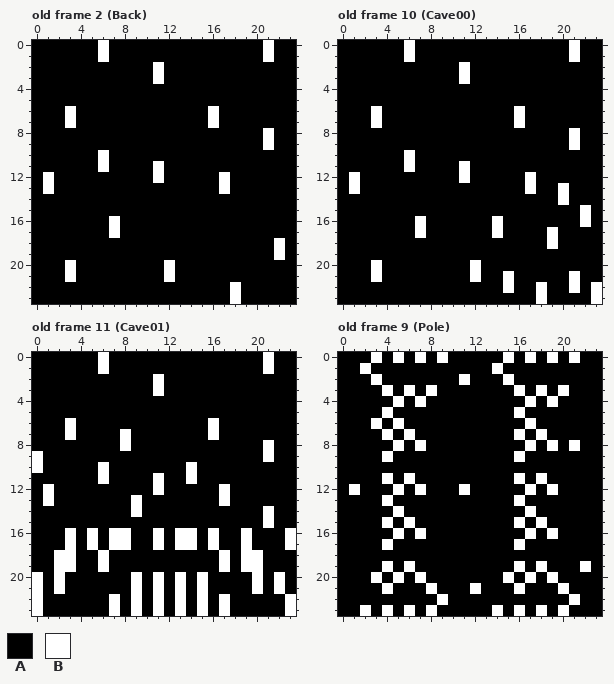
Pixel-art file -- res/images/tileset.ase. The first picture shows the starting point.
24x24 pixels, 16 frames. Shown: old frame 2 (Back), old frame 10 (Cave00), old frame 11 (Cave01), old frame 9 (Pole). The commit also changed other frames, which this record leaves out.
Visible layers, top first: "Layer 3", "Layer 2", "Layer 1".
Palette (. is transparent): A #000000  B #ffffff
Pixels before, old frame 2 (Back), first column x 0:
 0 AAAAAABAAAAAAAAAAAAAABAA
 1 AAAAAABAAAAAAAAAAAAAABAA
 2 AAAAAAAAAAABAAAAAAAAAAAA
 3 AAAAAAAAAAABAAAAAAAAAAAA
 4 AAAAAAAAAAAAAAAAAAAAAAAA
 5 AAAAAAAAAAAAAAAAAAAAAAAA
 6 AAABAAAAAAAAAAAABAAAAAAA
 7 AAABAAAAAAAAAAAABAAAAAAA
 8 AAAAAAAAAAAAAAAAAAAAABAA
 9 AAAAAAAAAAAAAAAAAAAAABAA
10 AAAAAABAAAAAAAAAAAAAAAAA
11 AAAAAABAAAABAAAAAAAAAAAA
12 ABAAAAAAAAABAAAAABAAAAAA
13 ABAAAAAAAAAAAAAAABAAAAAA
14 AAAAAAAAAAAAAAAAAAAAAAAA
15 AAAAAAAAAAAAAAAAAAAAAAAA
16 AAAAAAABAAAAAAAAAAAAAAAA
17 AAAAAAABAAAAAAAAAAAAAAAA
18 AAAAAAAAAAAAAAAAAAAAAABA
19 AAAAAAAAAAAAAAAAAAAAAABA
20 AAABAAAAAAAABAAAAAAAAAAA
21 AAABAAAAAAAABAAAAAAAAAAA
22 AAAAAAAAAAAAAAAAAABAAAAA
23 AAAAAAAAAAAAAAAAAABAAAAA
Pixels before, old frame 10 (Cave00), first column x 0:
 0 AAAAAABAAAAAAAAAAAAAABAA
 1 AAAAAABAAAAAAAAAAAAAABAA
 2 AAAAAAAAAAABAAAAAAAAAAAA
 3 AAAAAAAAAAABAAAAAAAAAAAA
 4 AAAAAAAAAAAAAAAAAAAAAAAA
 5 AAAAAAAAAAAAAAAAAAAAAAAA
 6 AAABAAAAAAAAAAAABAAAAAAA
 7 AAABAAAAAAAAAAAABAAAAAAA
 8 AAAAAAAAAAAAAAAAAAAAABAA
 9 AAAAAAAAAAAAAAAAAAAAABAA
10 AAAAAABAAAAAAAAAAAAAAAAA
11 AAAAAABAAAABAAAAAAAAAAAA
12 ABAAAAAAAAABAAAAABAAAAAA
13 ABAAAAAAAAAAAAAAABAABAAA
14 AAAAAAAAAAAAAAAAAAAABAAA
15 AAAAAAAAAAAAAAAAAAAAAABA
16 AAAAAAABAAAAAABAAAAAAABA
17 AAAAAAABAAAAAABAAAABAAAA
18 AAAAAAAAAAAAAAAAAAABAAAA
19 AAAAAAAAAAAAAAAAAAAAAAAA
20 AAABAAAAAAAABAAAAAAAAAAA
21 AAABAAAAAAAABAABAAAAABAA
22 AAAAAAAAAAAAAAABAABAABAB
23 AAAAAAAAAAAAAAAAAABAAAAB
Pixels before, old frame 11 (Cave01), first column x 0:
 0 AAAAAABAAAAAAAAAAAAAABAA
 1 AAAAAABAAAAAAAAAAAAAABAA
 2 AAAAAAAAAAABAAAAAAAAAAAA
 3 AAAAAAAAAAABAAAAAAAAAAAA
 4 AAAAAAAAAAAAAAAAAAAAAAAA
 5 AAAAAAAAAAAAAAAAAAAAAAAA
 6 AAABAAAAAAAAAAAABAAAAAAA
 7 AAABAAAABAAAAAAABAAAAAAA
 8 AAAAAAAABAAAAAAAAAAAABAA
 9 BAAAAAAAAAAAAAAAAAAAABAA
10 BAAAAABAAAAAAABAAAAAAAAA
11 AAAAAABAAAABAABAAAAAAAAA
12 ABAAAAAAAAABAAAAABAAAAAA
13 ABAAAAAAABAAAAAAABAAAAAA
14 AAAAAAAAABAAAAAAAAAAABAA
15 AAAAAAAAAAAAAAAAAAAAABAA
16 AAABABABBAABABBABAABAAAB
17 AAABABABBAABABBABAABAAAB
18 AABBAABAAAAAAAAAABABBAAA
19 AABBAABAAAAAAAAAABABBAAA
20 BABAAAAAABABABABAAAABABA
21 BABAAAAAABABABABAAAABABA
22 BAAAAAABABABABABABAAAAAB
23 BAAAAAABABABABABABAAAAAB
Pixels before, old frame 9 (Pole), first column x 0:
 0 AAABABABABAAAAABABABABAA
 1 AABAAAAAAAAAAABAAAAAAAAA
 2 AAABAAAAAAABAAABAAAAAAAA
 3 AAAABABABAAAAAAABABABAAA
 4 AAAAABABAAAAAAAAABABAAAA
 5 AAAABAAAAAAAAAAABAAAAAAA
 6 AAABABAAAAAAAAAAABAAAAAA
 7 AAAABABAAAAAAAAABABAAAAA
 8 AAAAABABAAAAAAAAABABABAA
 9 AAAABAAAAAAAAAAABAAAAAAA
10 AAAAAAAAAAAAAAAAAAAAAAAA
11 AAAABABAAAAAAAAABABAAAAA
12 ABAAABABAAABAAAAABABAAAA
13 AAAABAAAAAAAAAAABAAAAAAA
14 AAAAABAAAAAAAAAAABAAAAAA
15 AAAABABAAAAAAAAABABAAAAA
16 AAAAABABAAAAAAAAABABAAAA
17 AAAABAAAAAAAAAAABAAAAAAA
18 AAAAAAAAAAAAAAAAAAAAAAAA
19 AAAABABAAAAAAAAABABAAABA
20 AAABABABAAAAAAABABABAAAA
21 AAAABAAABAAABAAABAAABAAA
22 AAAAAAAAABAAAAAAAAAAABAA
23 AABABABABAAAAABABABABAAA
New version:
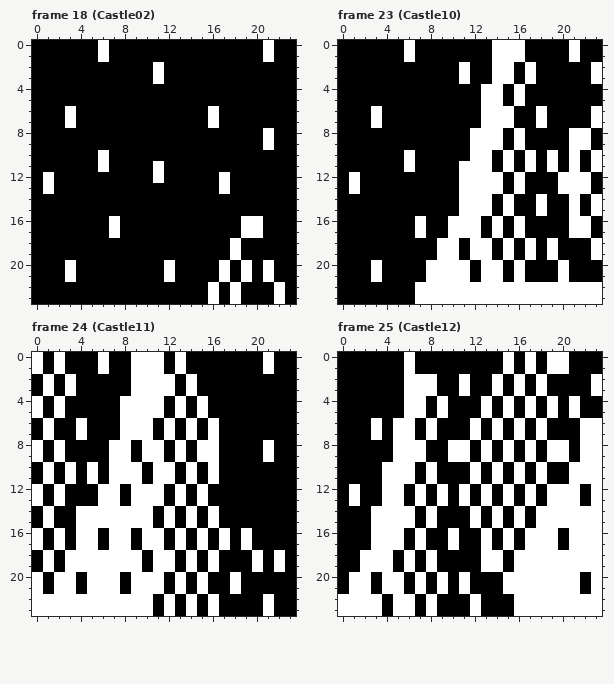
A new or re-ordered frame is compared with the old frame closest to it.
The exact change:
frames 16 -> 52
Changed rows in their new state; - is an unchanged pixel.
Frame 18 (Castle02) is new; against old frame 2 (Back), layer "Layer 2":
first column x 16:
16 ---BB--
17 ---BB--
18 --B---A
19 --B---A
20 -B-B-B-
21 -B-B-B-
22 B-----B
23 B-----B
Frame 23 (Castle10) is new; against old frame 10 (Cave00), layer "Layer 2":
first column x 7:
 0 -------BBB-------
 1 -------BBB-------
 2 -------BB-B-----B
 3 -------BB-B-----B
 4 ------BB-B-------
 5 ------BB-B-------
 6 ------BBBA-B----B
 7 ------BBBA-B----B
 8 -----BBB-B-----B-
 9 -----BBB-B-----B-
10 -----BB-B-B-B-B-B
11 -----BB-B-B-B-B-B
12 -----BBB-BA--BBB-
13 ----BBBB-BA---BB-
14 ----BBB-B--B-AB-B
15 ----BBB-B--B--BAB
16 ---BBB---B----B--
17 ---BBB---B--A-BB-
18 --BB-BB-B-B-----B
19 --BB-BB-B-B-B---B
20 -BBBBABB-B---B---
21 -BBBBABBAB---BA--
22 BBBBBBBB-BB-BB-B-
23 BBBBBBBBBBB-BBBB-
Frame 24 (Castle11) is new; against old frame 11 (Cave01), layer "Layer 2":
first column x 0:
 0 B-B------BBB-B----------
 1 B-B------BBB-B----------
 2 -B-B-----BB-B-B---------
 3 -B-B-----BB-B-B---------
 4 B-B-----BBBB-B-B--------
 5 B-B-----BBBB-B-B--------
 6 -B-AB---BBB-B-B---------
 7 -B-AB----BB-B-B---------
 8 B-B----B--BB-B-BB-------
 9 --B----BB-BB-B-BB-------
10 AB-B-BABBB-BB---B-------
11 -B-B-BABBB--B---B-------
12 BAB---BB-BB--B-B-A------
13 BAB---BB--BB-B-B-A------
14 -B--BBBBB-B-B-B-B----A--
15 -B--BBBBBBB-B-B-B----A--
16 B-BAB-----B---ABAB-----A
17 B-BAB-----B---ABAB-----A
18 -BA-BB-BBB-BB-B-BA-A--B-
19 -BA-BB-BBB-BB-B-BA-A--B-
20 ---B-BBB--B-------B-A-A-
21 ---B-BBB--B-------B-A-A-
22 -BBBBBB-B-BABABABA---B-A
23 -BBBBBB-B-BABABABA---B-A
Frame 25 (Castle12) is new; against old frame 9 (Pole), layers "Layer 3", "Layer 2":
first column x 0:
 0 ---A-ABA-A----------BA--
 1 --A---B-------AB-B-BB---
 2 ---A--BBB-----BAB-B----B
 3 ----A--B---B--B-----A--B
 4 -----AB--B---B-B-----B--
 5 ----A-BB-B---B-BAB-B-B--
 6 ------B-B---B-B-BAB---BB
 7 ---BAB--B---B-B-------BB
 8 ------B---BB-B-B----BABB
 9 ----ABBB--BB-B-BAB-BB-BB
10 ----BBB-B---B-B-B-B--BBB
11 -----B--B---B-B------BBB
12 ----B----B---B-B----BB-B
13 -B---B-B-B-B-B-BAB-BBB-B
14 ---BB-B-B---B-B-BABBBBBB
15 ---B-B--B---B-B----BBBBB
16 ---BB-----B--B-B--B--BBB
17 ---B-B-B--B--B-BABBB-BBB
18 --BBB-B-B----BB-BBBBBBBB
19 --BB----B----BB--B-BBB-B
20 -BBAB----B-B----B-B-BB-B
21 -BB--B-BAB-BA--B-BBB-B-B
22 BBBB-BB-BA--B---BBBBB-BB
23 BB-BAB------B-A--B-B-BBB
Changed places in both pictures, as pixel boxes (x1, y1, x2, y2):
changed: (208, 216, 285, 304)
changed: (415, 40, 602, 304)
changed: (32, 352, 296, 616)
changed: (338, 352, 602, 616)
